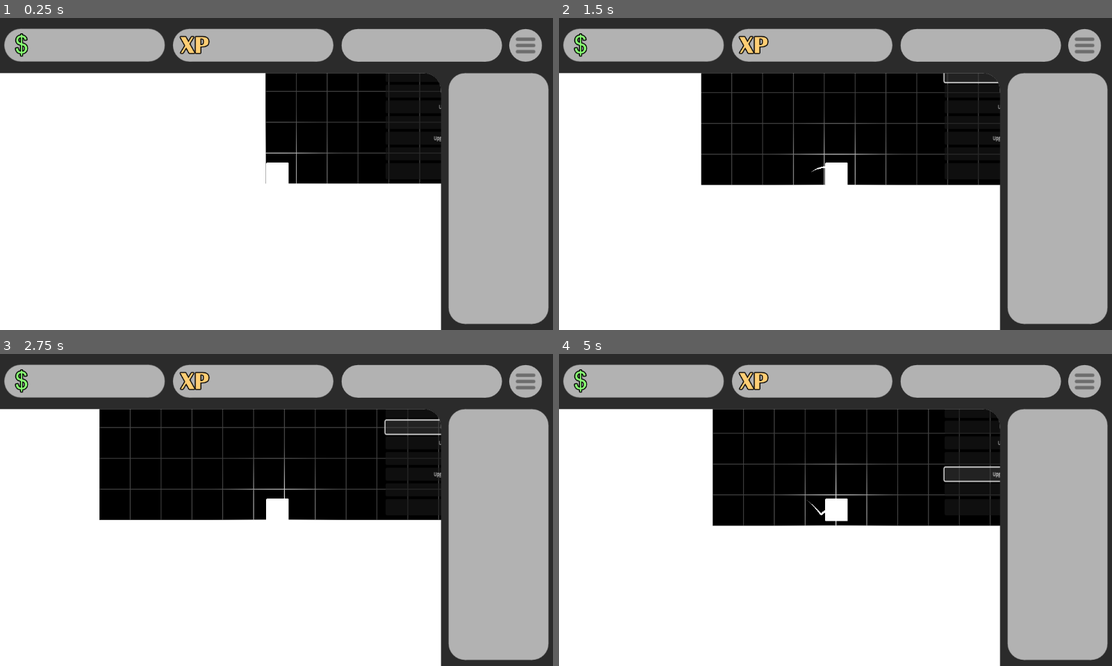
Above: before the commit, frames 1-4 (two rows, left to right).
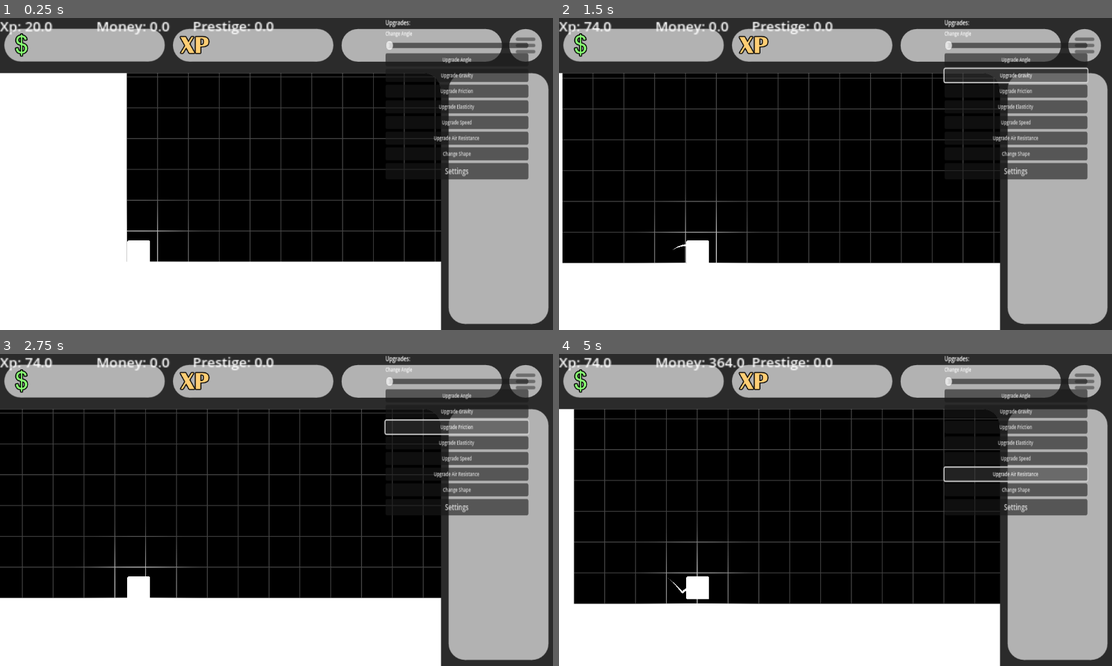
Above: after the commit, the same moments.

Repository: Lueegee1/Skr-t-Kast-Spil
Game: Godot game, scene res://main/root.tscn
Two runs of this game, one before a commit and one after it. Both use one fixed random seed, a clock stepped at 60 frames per second and the inputs below.
Inputs:
- Up to frame 1 (0.25 s): no input
- Up to frame 2 (1.5 s): click "Upgrade Angle" at 0.5 s; click "Upgrade Gravity" at 1.25 s
- Up to frame 3 (2.75 s): click "Upgrade Friction" at 2 s
- Up to frame 4 (5 s): click "Upgrade Elasticity" at 2.75 s; click "Upgrade Speed" at 3.5 s; click "Upgrade Air Resistance" at 4.25 s

The runs differ from the first frame. In frame 1, 30% of the frame differs, in the area x 0-96%, y 0-79%; in frame 2, 37%; in frame 3, 35%; in frame 4, 37%, in the area x 0-96%, y 0-81%.

Commit message:
ddddddddddd

Diff:
--- a/main/Ui_And_Mainscript.gd
+++ b/main/Ui_And_Mainscript.gd
@@ -51,7 +51,8 @@
 			pass
 
 func _process(_delta: float):# update position and money, xp and prestige
-	Camera.global_position = RigidBody.global_position #updates camera position
+	Camera.global_position.x = RigidBody.global_position.x + 288 #updates camera position
+	Camera.global_position.y = RigidBody.global_position.y - 162 #updates camera position
 	XpLabel.text = "Xp: " + _rounding(Global.exp)
 	MoneyLabel.text = "Money: " + _rounding(Global.money)
 	PrestigeLabel.text = "Prestige: " + _rounding(Global.prestige)
--- a/main/main.tscn
+++ b/main/main.tscn
@@ -163,6 +163,8 @@
 text = "Settings"
 
 [node name="Foreground" type="Sprite2D" parent="UI/Camera2D/CanvasLayer"]
+z_index = -10
+position = Vector2(591, -329)
 texture = ExtResource("5_na0o7")
 
 [node name="Trail" type="Line2D" parent="."]
@@ -205,10 +207,10 @@
 z_index = -10
 z_as_relative = false
 material = SubResource("ShaderMaterial_kfbq2")
-offset_left = -1366.0
-offset_top = -28058.0
-offset_right = 58574.0
-offset_bottom = 863.0
+offset_left = -577.0
+offset_top = -28286.0
+offset_right = 59363.0
+offset_bottom = 635.0
 scale = Vector2(1, 0.99992716)
 script = ExtResource("2_3wy1v")
 
